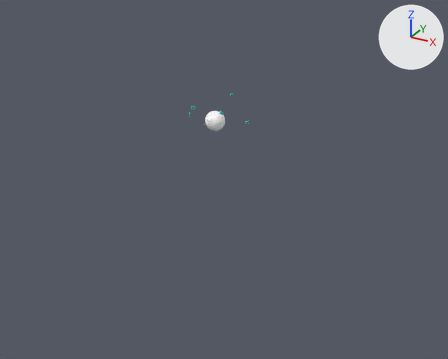
One commit to the Blender file models.blend: the scene before it, then after it.
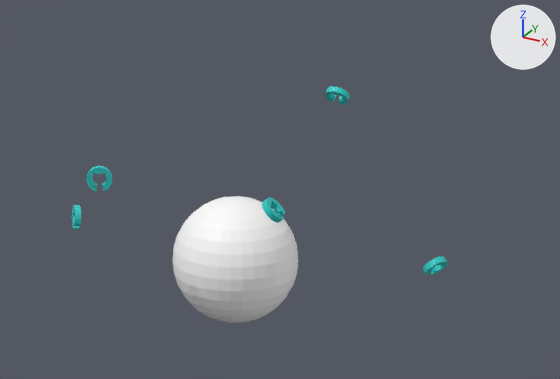
The first picture shows the older version from a 50 mm camera at (498.0, -874.0, 332.0) aimed at (23.0, -11.0, -99.0). The close-ups show the older and then the newer version on the part from 40% to 60% of the width and 22% to 39% of the height of that picture. Only the edits that show in the close-ups are written down. Lighting does not change. The marker at upper right points along +X, +Y and +Z. Both versions are drawn at frame 240 of the action 'Circle.001Action'; the numbers are the values there.

In view in the first close-up: 'Github', 'Sphere'.
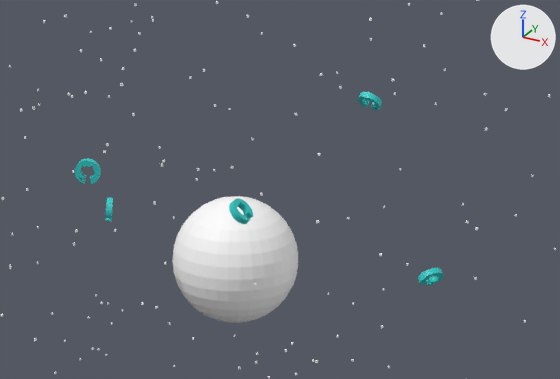
Boxes [x1, y1, x2, y2] around the edits, measured in the close-ups (560 x 379 px):
'Github', turned: before [72, 86, 448, 275]; after [75, 92, 444, 286]
'Cube', added: after [0, 0, 556, 379]

The change, as a diff of the scene's bpy script:
```diff
--- a/models.blend.py
+++ b/models.blend.py
@@ me_cube @@
+me_cube.from_pydata(...)  # 9408 vertices, 7056 faces; spans x -339.0..363.0, y -321.0..335.0, z -283.0..180.0
+me_cube.materials.append(mat_ffffff)  # white #ffffff
@@ ob_github @@
 ob_github.location = (0.0, 0.0, 0.0)
-ob_github.rotation_euler = (0.0, 0.0, 0.175)  # degrees (0, 0, 10)
+ob_github.rotation_euler = (0.0, 0.0, 6.283)  # degrees (0, 0, 360)
@@ ob_cube @@
+ob_cube = bpy.data.objects.new('Cube', me_cube)
+ob_cube.location = (0.0, 0.0, 0.0)
```
